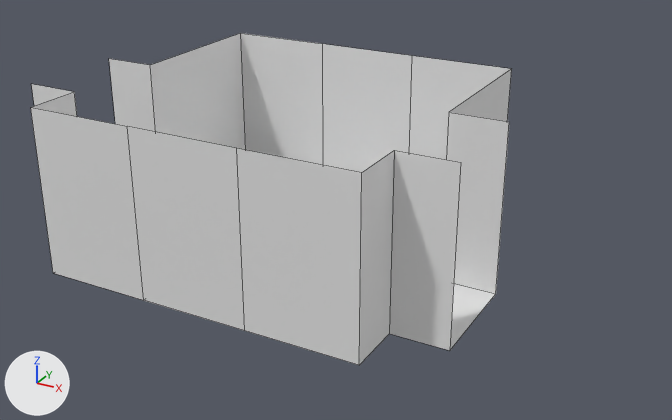
The FBX model SuperHarvestSourceFiles/Assets/Meshes/dungeon_rooms/room_2d_03.fbx as it was, and as the next commit left it.
Camera for both pictures: a 50 mm lens placed at (12.26, -12.26, 7.51), pointed at (5.08, 0.79, 0.99). Lighting does not change. The marker at lower left points along +X, +Y and +Z. Mesh edges are drawn as thin lines. The same objects are shown in both versions, whatever each file hides. Where no turn or scale is listed for an object, it has been applied to the vertices.

In view in the first picture: 'room_2d_03'.
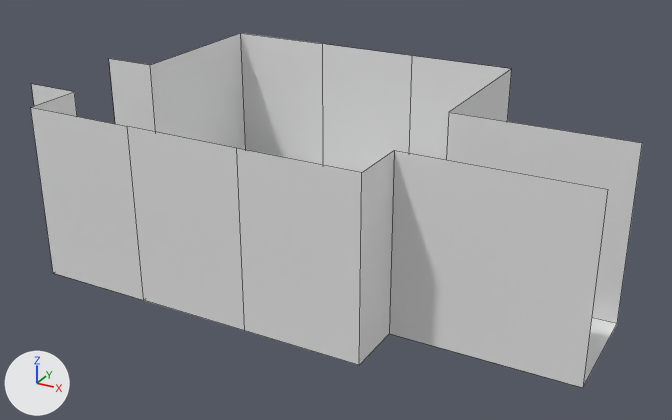
Where the change shows, as pixel boxes (x1, y1, x2, y2) in the pictures (672 x 420 px; the box of a moved part takes in the faces that stretch with it):
'room_2d_03', reshaped (27% wider, 7% taller)
    before: (31, 33, 512, 365)
    after: (31, 33, 642, 388)
part 1 of me_mesh, moved or reshaped
    before: (389, 112, 509, 350)
    after: (389, 112, 642, 388)

What changed in the scene script:
```text
Change me_mesh:
    where me_mesh.from_pydata(...)  # 36 vertices, 25 faces; spans x 0.0..8.0, y -2.0..4.0, z 0.0..3.0
    used by ob_room_2d_03; location = (0.0, 0.0, 0.0)
    before: 32 (8.0, -1.0, 3.0) at pixel (460, 162), 33 (8.0, -1.0, 0.0) at pixel (449, 350), 34 (8.0, 1.0, 0.0) at pixel (495, 293), 35 (8.0, 1.0, 3.0) at pixel (509, 121)
    me_mesh part 1
    add for i in [*range(32, 36)]: me_mesh.vertices[i].co += Vector((2.0, 0.0, 0.0))
```
